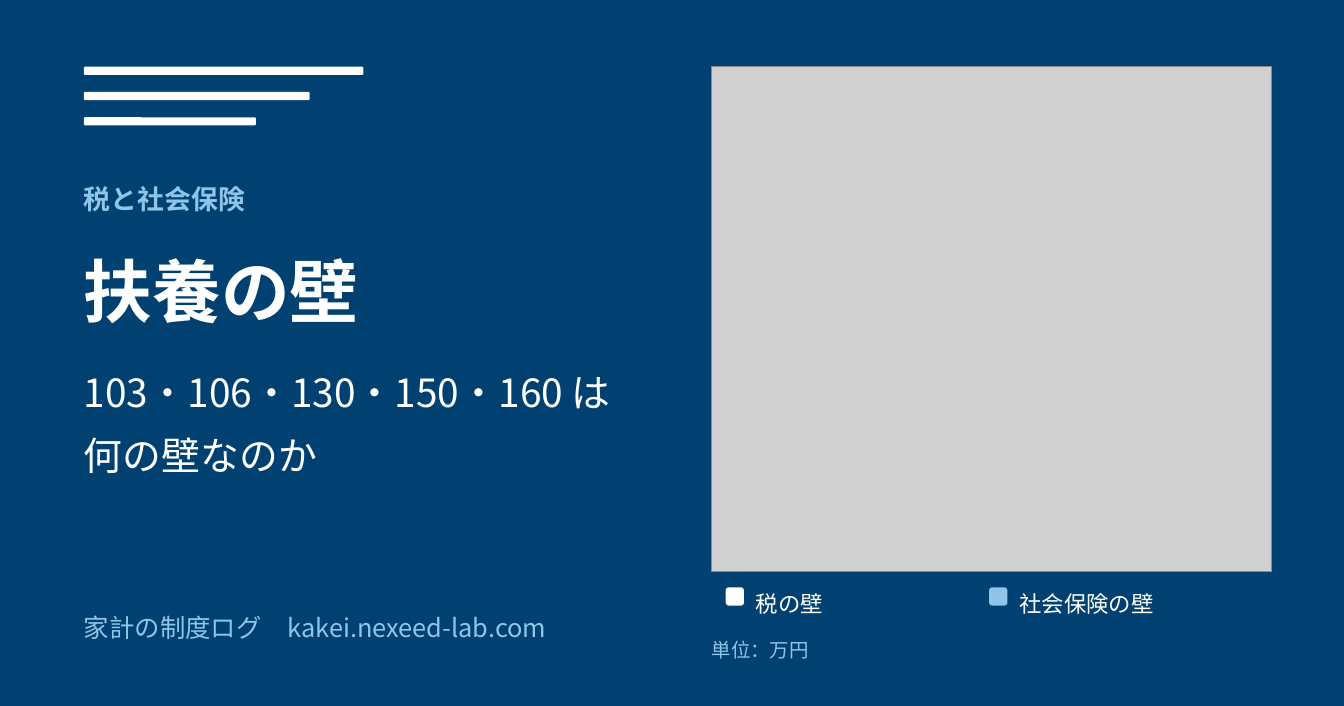
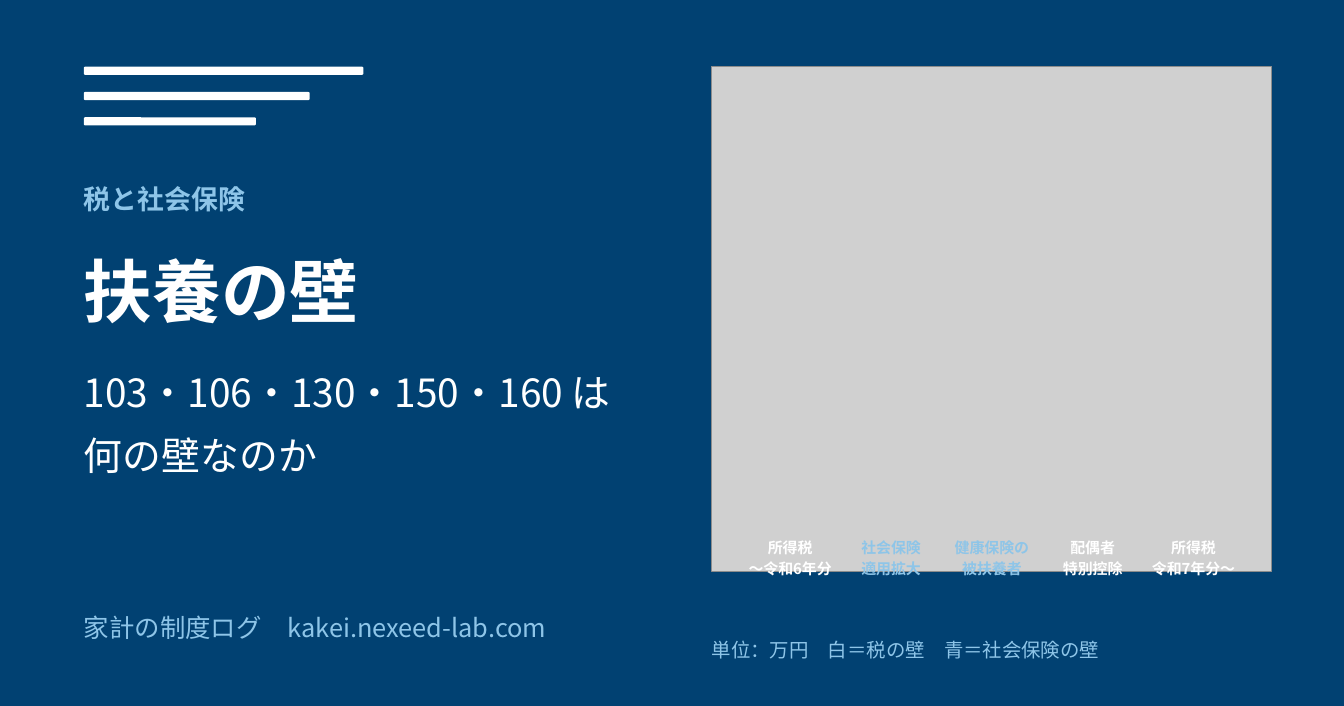
Before and after one commit to oshima0627/kakei, a slide deck: slide 1 of tools/article-images/article-images.pptx. Drawn at 1344x706 pixels with LibreOffice and Linux fonts; fonts in the diff are those of the drawing; grey boxes stand for pictures. Boxes give left, top, right and bottom in pixels: in the first picture for what was removed or moved away, otherwise in the second. Text is boxed around its words. In the diff, an @@ line names an element or a change of style, - is before the commit and + after.

```diff
--- a/tools/article-images/article-images.pptx
+++ b/tools/article-images/article-images.pptx
@@ text at (x1=1063, y1=536, x2=1123, y2=579): text changed; size 15 to 10 pt; bold on @@
-社会保険の壁
+配偶者
+特別控除
@@ text added at (x1=749, y1=541, x2=832, y2=579), 10 pt, text #FFFFFF, bold @@
+所得税
+〜令和6年分
@@ text at (x1=861, y1=559, x2=921, y2=579): text changed; size 15 to 10 pt; text colour #FFFFFF to #8EC5E8; bold on @@
-税の壁
+社会保険
+適用拡大
@@ text added at (x1=962, y1=559, x2=1022, y2=579), 10 pt, text #8EC5E8, bold @@
+健康保険の
+被扶養者
@@ text added at (x1=1152, y1=541, x2=1235, y2=579), 10 pt, text #FFFFFF, bold @@
+所得税
+令和7年分〜
@@ rounded rectangle removed at (x1=726, y1=587, x2=744, y2=605) @@
@@ rounded rectangle removed at (x1=989, y1=587, x2=1007, y2=605) @@
@@ text at (x1=712, y1=640, x2=1099, y2=659): text changed @@
-単位：万円
+単位：万円 白＝税の壁 青＝社会保険の壁
```
Also in this commit, not shown: 7 other slides changed, 18 other files.
